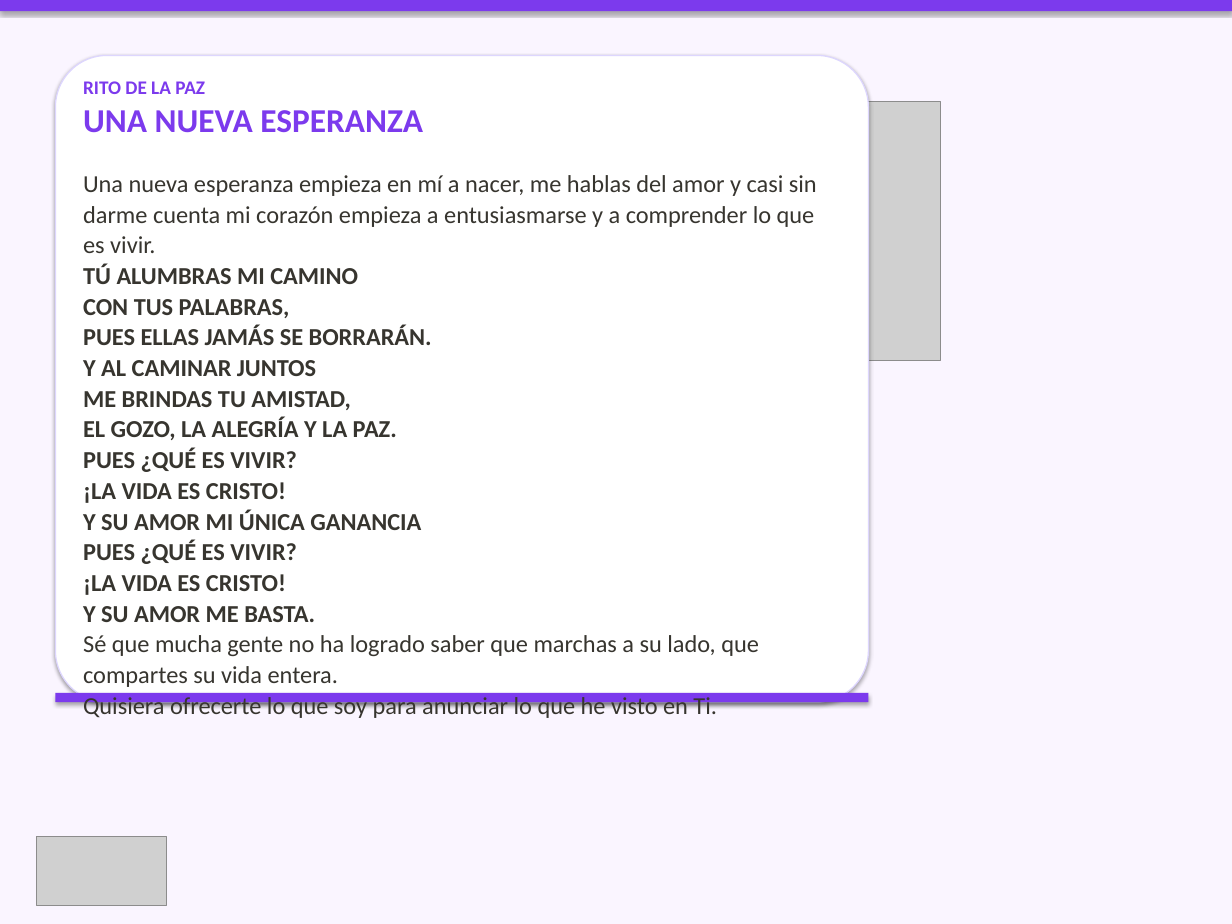
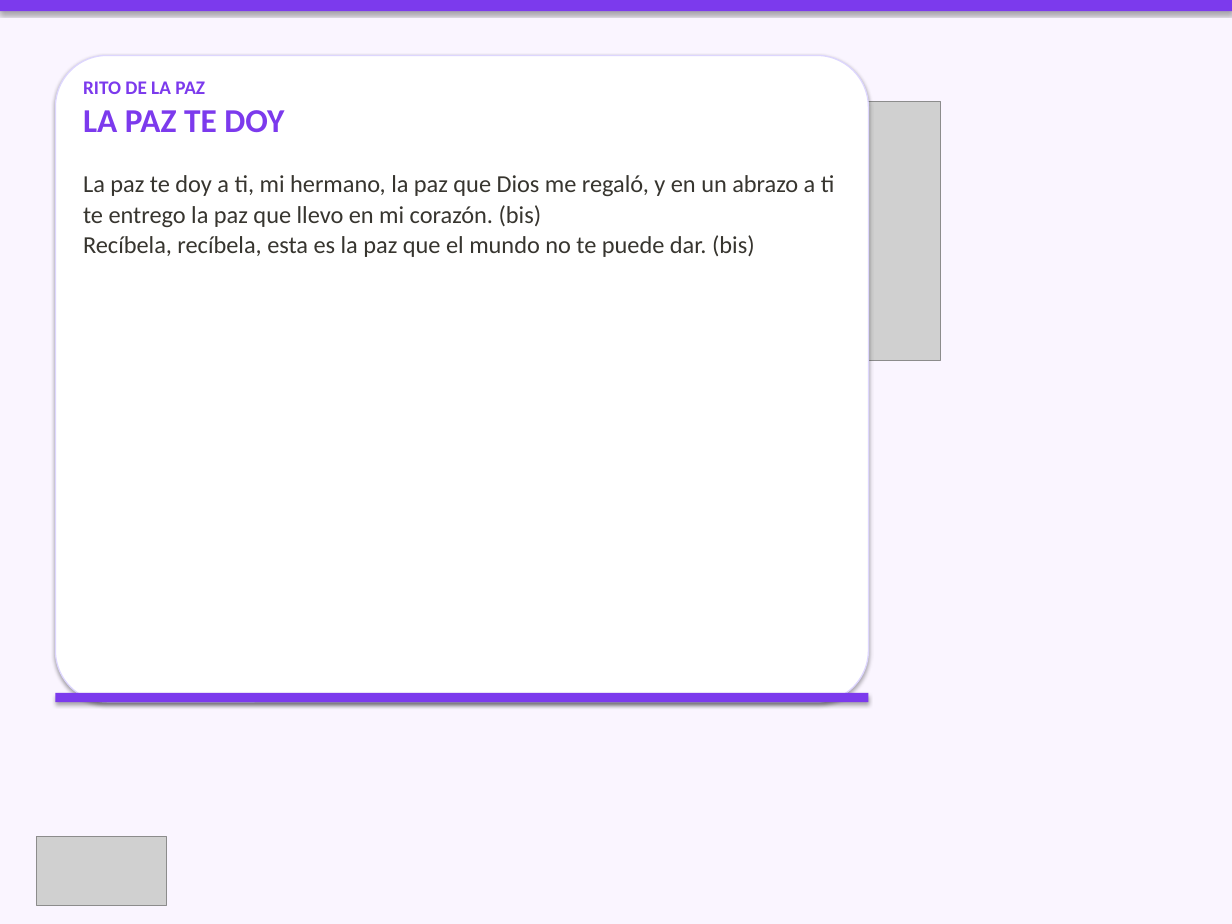
Before and after one commit to CC5M5/CCE-M5, a slide deck: slide 14 of presentaciones_html/2026-09-27_presentacion/2026-09-27_presentacion.pptx (slide 15 before the commit). Drawn at 1232x924 pixels with LibreOffice and Linux fonts; fonts in the diff are those of the drawing; grey boxes stand for pictures. Boxes give left, top, right and bottom in pixels: in the first picture for what was removed or moved away, otherwise in the second. Text is boxed around its words. In the diff, an @@ line names an element or a change of style, - is before the commit and + after.

Commit message:
fix(presentacion): asignación manual correcta para 2026-09-27
- Aplica la selección de canciones indicada por el usuario para el XXVI Domingo T.O.
- Entrada, Gloria, Aleluya, Ofertorio, Santo, Paz, Comunión, Canto a María,
  Despedida con canciones concretas.
- Perdón, Salmo y Padre Nuestro se dejan como textos litúrgicos.
- Regenera PPTX fieles, hoja de músicos (PDF) y bundle web.

```diff
--- a/presentaciones_html/2026-09-27_presentacion/2026-09-27_presentacion.pptx
+++ b/presentaciones_html/2026-09-27_presentacion/2026-09-27_presentacion.pptx
@@ text at [83, 110, 835, 257]: text changed @@
-UNA NUEVA ESPERANZA
-Una nueva esperanza empieza en mí a nacer, me hablas del amor y casi sin darme cuenta mi corazón empieza a entusiasmarse y a comprender lo que es vivir.
-TÚ ALUMBRAS MI CAMINO
-CON TUS PALABRAS,
-PUES ELLAS JAMÁS SE BORRARÁN.
-Y AL CAMINAR JUNTOS
-ME BRINDAS TU AMISTAD,
-EL GOZO, LA ALEGRÍA Y LA PAZ.
-PUES ¿QUÉ ES VIVIR?
-¡LA VIDA ES CRISTO!
-Y SU AMOR MI ÚNICA GANANCIA
-PUES ¿QUÉ ES VIVIR?
-¡LA VIDA ES CRISTO!
-Y SU AMOR ME BASTA.
-Sé que mucha gente no ha logrado saber que marchas a su lado, que compartes su vida entera.
-Quisiera ofrecerte lo que soy para anunciar lo que he visto en Ti.
+LA PAZ TE DOY
+La paz te doy a ti, mi hermano, la paz que Dios me regaló, y en un abrazo a ti te entrego la paz que llevo en mi corazón. (bis)
+Recíbela, recíbela, esta es la paz que el mundo no te puede dar. (bis)
```
Also in this commit, not shown: 3 other slides changed, 9 slides added, 10 slides removed, 7 other files.
